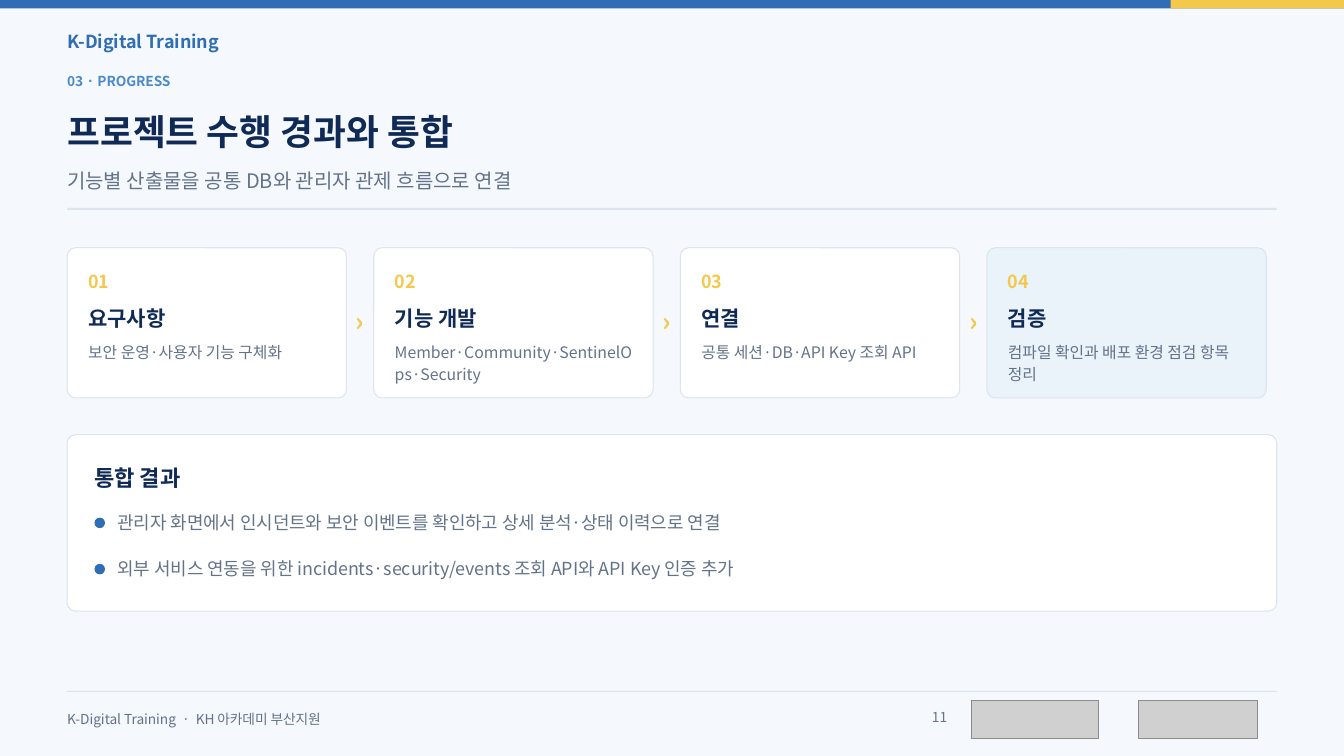
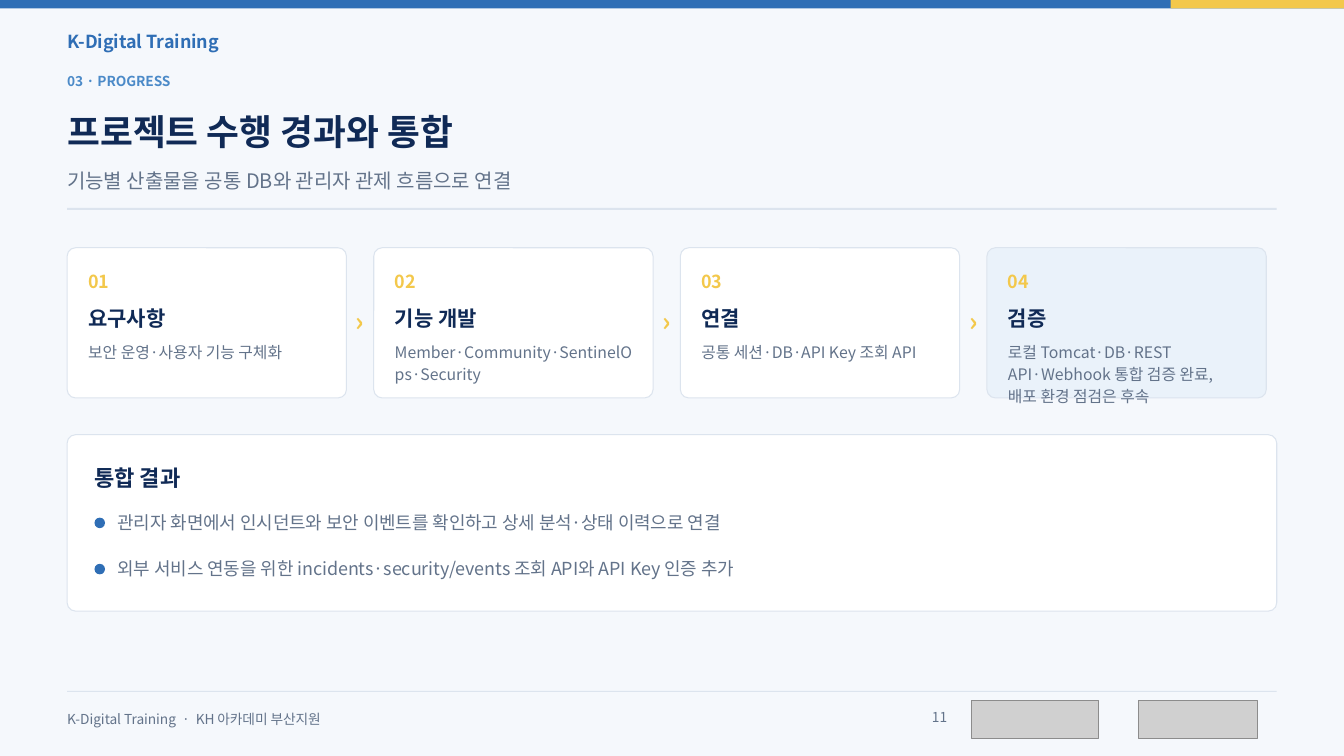
Before and after one commit to sm-k-dev/solution, a slide deck: slide 11 of solution/report/1조_세미_팀프로젝트_결과보고서.pptx. Drawn at 1344x756 pixels with LibreOffice and Linux fonts; fonts in the diff are those of the drawing; grey boxes stand for pictures. Boxes give left, top, right and bottom in pixels: in the first picture for what was removed or moved away, otherwise in the second. Text is boxed around its words. In the diff, an @@ line names an element or a change of style, - is before the commit and + after.

```diff
--- a/solution/report/1조_세미_팀프로젝트_결과보고서.pptx
+++ b/solution/report/1조_세미_팀프로젝트_결과보고서.pptx
@@ text at <box>1008,345,1213,403</box>: text changed @@
-컴파일 확인과 배포 환경 점검 항목 정리
+로컬 Tomcat·DB·REST API·Webhook 통합 검증 완료, 배포 환경 점검은 후속
```
Also in this commit, not shown: 3 other slides changed, 1 slide added, 1 slide removed, 2 other files.
